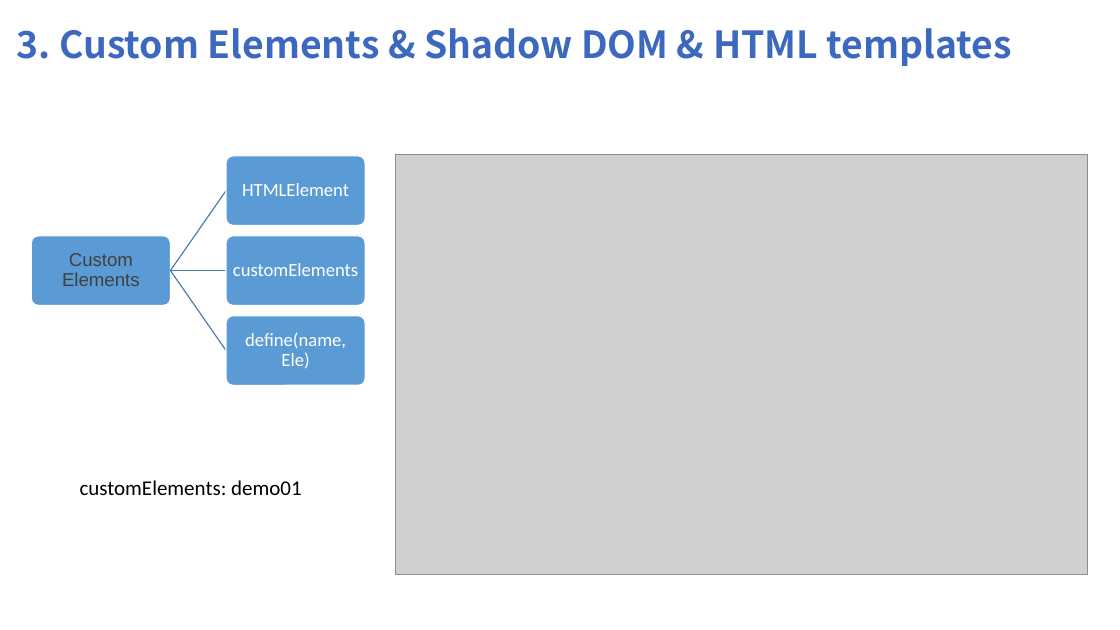
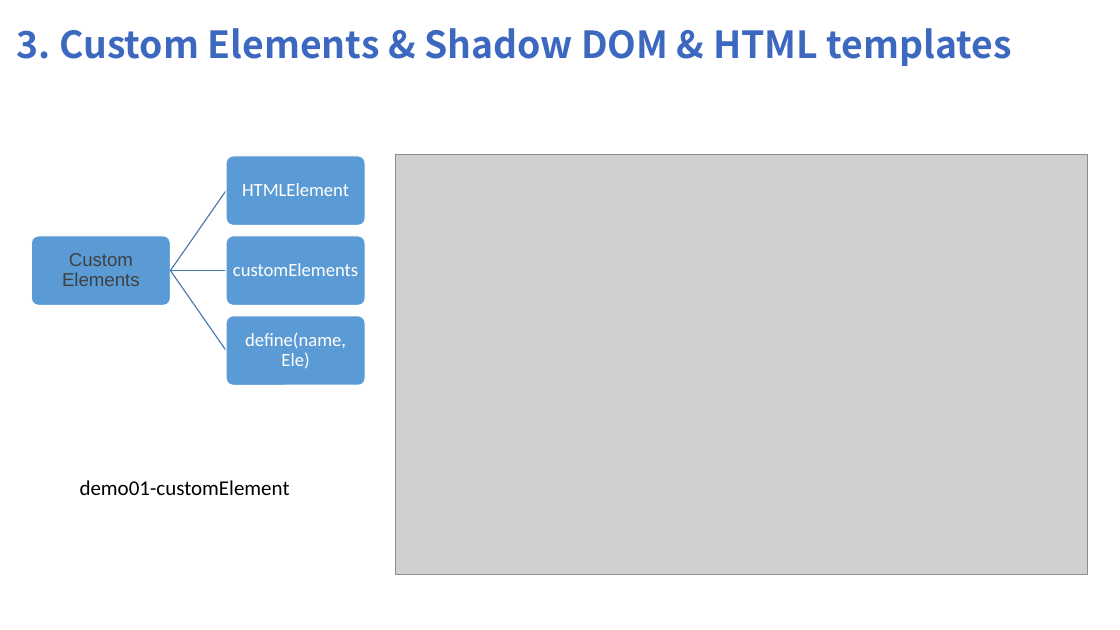
Before and after one commit to shuyancang/FE_learnings, a slide deck: slide 13 of webComponents/web Componts.pptx. Drawn at 1120x630 pixels with LibreOffice and Linux fonts; fonts in the diff are those of the drawing; grey boxes stand for pictures. Boxes give left, top, right and bottom in pixels: in the first picture for what was removed or moved away, otherwise in the second. Text is boxed around its words. In the diff, an @@ line names an element or a change of style, - is before the commit and + after.

```diff
--- a/webComponents/web Componts.pptx
+++ b/webComponents/web Componts.pptx
@@ text at (x1=80, y1=480, x2=290, y2=495): text changed @@
-customElements: demo01
+demo01-customElement
```
Also in this commit, not shown: 4 other slides changed, 1 slide added, 3 other files.
